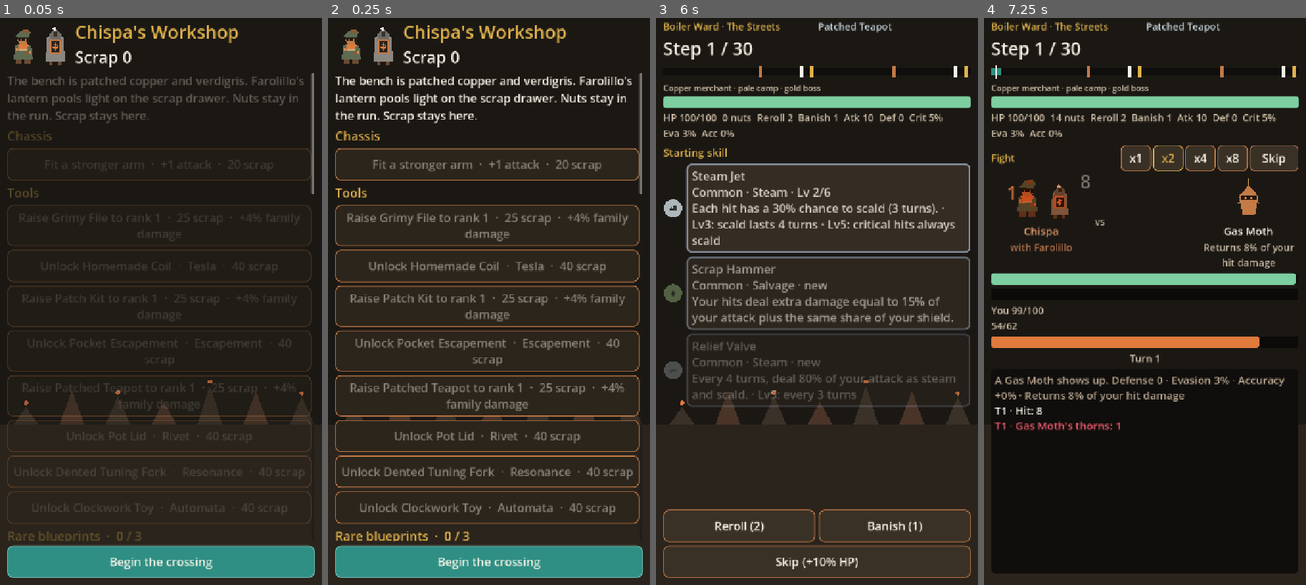
Above: before the commit, frames 1-4 (left to right).
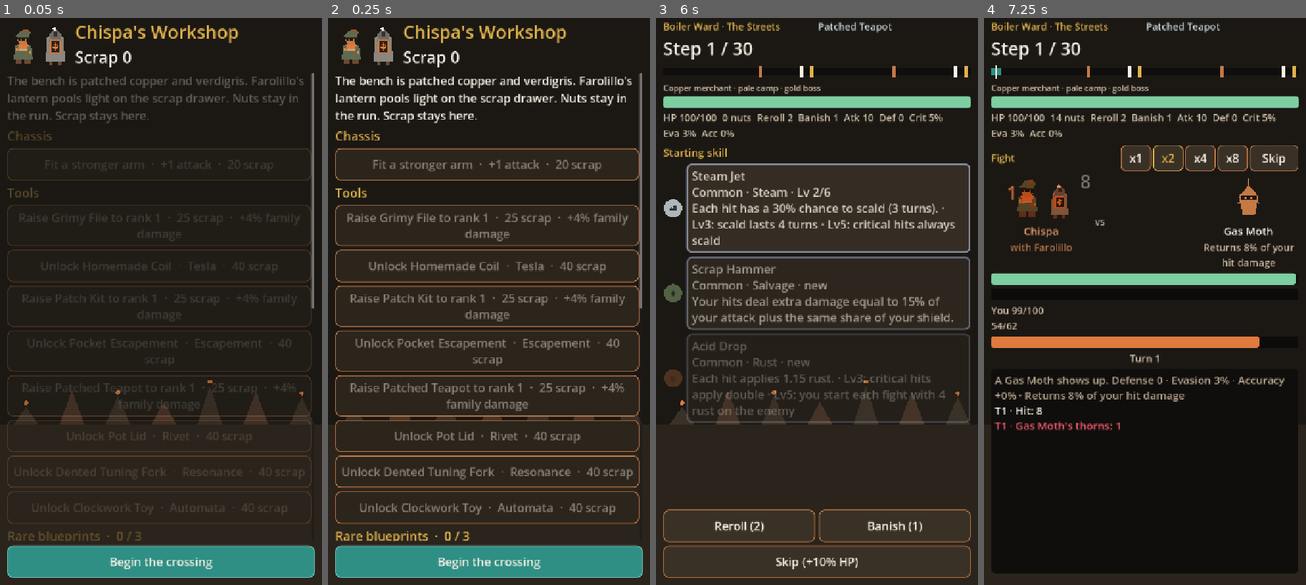
Above: after the commit, the same moments.

Repository: salvalcaraz080/vaporia
Game: Godot game, scene res://scenes/main.tscn
Same seed, same stepped clock (60 frames per second), same inputs: the game is played once before the commit and once after it.
Inputs:
- Up to frame 1 (0.05 s): no input
- Up to frame 2 (0.25 s): no input
- Up to frame 3 (6 s): click "Begin the crossing" at 0.5 s; click "Grimy File Rust · You start w…" at 1.25 s; click "Grimy File Rust · You start w…" at 2 s; click "Patch Kit Salvage · You start…" at 2.75 s; click "Patch Kit Salvage · You start…" at 3.5 s; click "Patched Teapot Steam · You st…" at 4.25 s; click "Patched Teapot Steam · You st…" at 5 s; click "Begin the crossing" at 5.75 s
- Up to frame 4 (7.25 s): click "Scrap Hammer Common · Salvage…" at 6.5 s

The runs differ from the first frame. In frame 1, 0.2% of the frame differs, in the area x 96-98%, y 30-52%; in frame 2, 0.2%; in frame 3, 1.9%, in the area x 2-98%, y 57-72%; in frame 4, nothing differs.

Commit message:
Keep locked-family skills out of offers.
A fresh profile only has three tools. Skills from the other families, including their two starter commons, stay out of fight offers, the merchant, and transmutes until that tool is bought.

Co-authored-by: Salvador Alcaraz <salva.am92@gmail.com>

Diff:
--- a/scripts/logic/hero.gd
+++ b/scripts/logic/hero.gd
@@ -27,6 +27,7 @@
 var tool_bonus := 0.0
 var use_unlocks := false
 var unlocked: Dictionary = {}
+var open_families: Dictionary = {}
 var start_ranks: Dictionary = {}
 var effect_mods: Dictionary = {}
 
@@ -54,6 +55,9 @@
 		h.defense += float(profile.chassis_def())
 		h.tool_bonus = float(profile.tool_bonus(gear_id))
 		h.use_unlocks = true
+		for g2 in content.gears:
+			if profile.tool_unlocked(str(g2.id)):
+				h.open_families[str(g2.fam)] = true
 		for s in content.skills:
 			var sid := str(s.id)
 			if profile.skill_unlocked(sid):
@@ -137,7 +141,16 @@
 func skill_allowed(id: String) -> bool:
 	if not use_unlocks:
 		return true
-	return unlocked.has(id)
+	if not unlocked.has(id):
+		return false
+	var sk: Dictionary = db.skill_by_id[id]
+	if not open_families.has(str(sk.fam)):
+		return false
+	if sk.has("syn"):
+		for fam in sk.syn:
+			if not open_families.has(str(fam)):
+				return false
+	return true
 
 
 func gain(id: String) -> void:
@@ -318,11 +331,17 @@
 					continue
 				if level(str(s.id)) > 0:
 					continue
+				if not skill_allowed(str(s.id)):
+					continue
 				opts.append(s)
-			var to: Dictionary = opts[rng.pick_index(opts.size())]
-			set_level(id, 0)
-			set_level(str(to.id), mini(lv, int(to.max)))
-			out.msgs.append(str(db.skill_by_id[id].name) + " transmutes into " + str(to.name) + " (Lv " + str(level(str(to.id))) + ").")
+			if opts.is_empty():
+				atk += 2
+				out.msgs.append("+2 attack.")
+			else:
+				var to: Dictionary = opts[rng.pick_index(opts.size())]
+				set_level(id, 0)
+				set_level(str(to.id), mini(lv, int(to.max)))
+				out.msgs.append(str(db.skill_by_id[id].name) + " transmutes into " + str(to.name) + " (Lv " + str(level(str(to.id))) + ").")
 	if fx.get("refund"):
 		var own: Array = []
 		for k in skills.keys():
--- a/scripts/logic/profile.gd
+++ b/scripts/logic/profile.gd
@@ -129,6 +129,15 @@
 	return bool(skills[id].unlocked)
 
 
+func family_open(fam_id: String) -> bool:
+	if not restrict:
+		return true
+	for g in db.gears:
+		if str(g.fam) == fam_id and tool_unlocked(str(g.id)):
+			return true
+	return false
+
+
 func tool_unlocked(id: String) -> bool:
 	if not restrict:
 		return true
@@ -330,6 +339,8 @@
 	var sk: Dictionary = db.skill_by_id[id]
 	if str(sk.rarity) != "rara":
 		return false
+	if not family_open(str(sk.fam)):
+		return false
 	var cap := int(db.meta.get("unlock", {}).get("v1RareCap", 3))
 	if rare_buys() >= cap:
 		return false
--- a/scripts/ui/game_ui.gd
+++ b/scripts/ui/game_ui.gd
@@ -372,6 +372,8 @@
 	var shown := 0
 	for s in db.skills:
 		if str(s.rarity) != "rara":
+			continue
+		if not profile.family_open(str(s.fam)):
 			continue
 		var sid := str(s.id)
 		if profile.skill_unlocked(sid):
--- /dev/null
+++ b/tools/check_locked_offers.gd
@@ -0,0 +1,65 @@
+extends SceneTree
+
+const ContentDB = preload("res://scripts/logic/content.gd")
+const HeroState = preload("res://scripts/logic/hero.gd")
+const Profile = preload("res://scripts/logic/profile.gd")
+const Rules = preload("res://scripts/logic/rules.gd")
+const SeededRng = preload("res://scripts/logic/rng.gd")
+
+## Fails if a fresh profile can be offered a skill from a family whose tool is locked.
+
+
+func _init() -> void:
+	var db = ContentDB.load_default()
+	var profile = Profile.fresh(db)
+	var open_fams := {}
+	var locked_gear := ""
+	for g in db.gears:
+		if profile.tool_unlocked(str(g.id)):
+			open_fams[str(g.fam)] = true
+		elif locked_gear == "":
+			locked_gear = str(g.id)
+	var bad := 0
+	for gid in profile.unlocked_tool_ids():
+		var hero = HeroState.create(db, str(gid), profile)
+		var rng := SeededRng.new("LOCK|" + str(gid))
+		for mode in ["normal", "elite", "rising", "epica"]:
+			for _n in 30:
+				for card in Rules.make_offer(hero, rng, mode):
+					bad += _bad_card(db, card, open_fams)
+		var visit: Dictionary = Rules.open_merchant(db, hero, 23, rng)
+		for card in visit.skills:
+			bad += _bad_card(db, card, open_fams)
+	var locked: Dictionary = db.gear_by_id[locked_gear]
+	var start_id := str(locked.start)
+	var before = HeroState.create(db, str(profile.unlocked_tool_ids()[0]), profile)
+	if before.skill_allowed(start_id):
+		push_error("starter %s was offered while %s is locked" % [start_id, locked_gear])
+		bad += 1
+	profile.tools[locked_gear].unlocked = true
+	var after = HeroState.create(db, locked_gear, profile)
+	if not after.skill_allowed(start_id):
+		push_error("starter %s stayed locked after unlocking %s" % [start_id, locked_gear])
+		bad += 1
+	if bad > 0:
+		push_error("locked-family offer check failed (%d)" % bad)
+		quit(1)
+		return
+	print("locked-offer check ok")
+	quit(0)
+
+
+func _bad_card(db, card: Dictionary, open_fams: Dictionary) -> int:
+	if str(card.get("kind", "")) != "skill":
+		return 0
+	var sk: Dictionary = db.skill_by_id[str(card.id)]
+	var n := 0
+	if not open_fams.has(str(sk.fam)):
+		push_error("offered %s from locked family %s" % [sk.id, sk.fam])
+		n += 1
+	if sk.has("syn"):
+		for fam in sk.syn:
+			if not open_fams.has(str(fam)):
+				push_error("offered %s linked to locked family %s" % [sk.id, fam])
+				n += 1
+	return n
